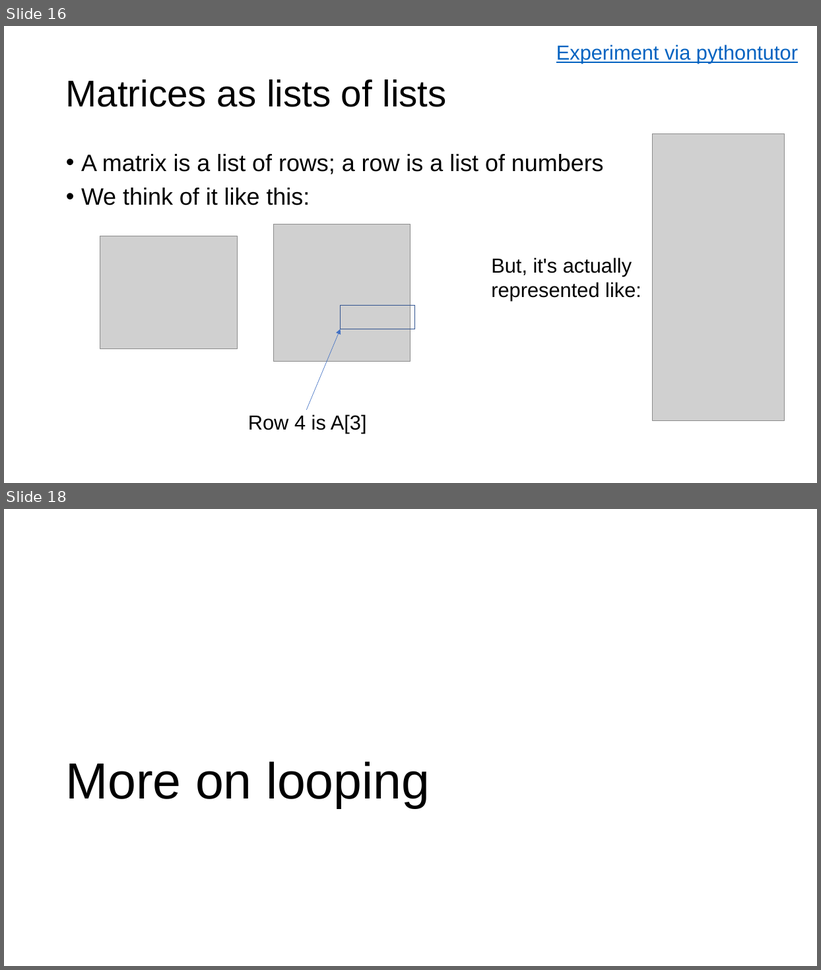
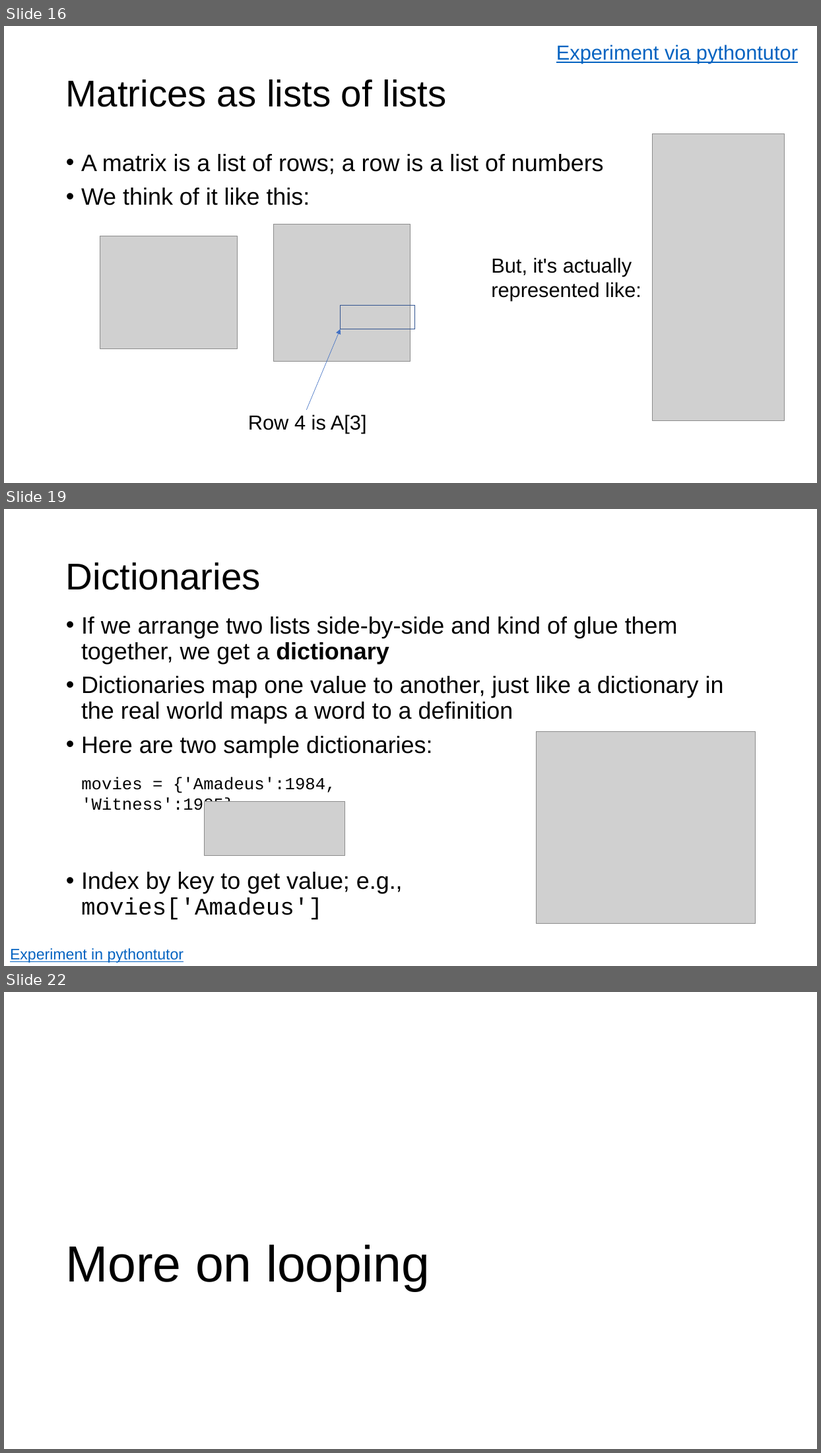
Before and after one commit to parrt/msds501, a slide deck: slides/intro-programming.pptx. Shown one above the other, each under a label of ours: slides 16 and 18 before the commit, slides 16, 19 and 22 after it; the slides between them are not shown. The pictures are 821x970 and 821x1453 pixels, drawn with LibreOffice and Linux fonts; fonts in the diff are those of the drawing; grey boxes stand for pictures; background and template pictures are left out. Boxes give left, top, right and bottom in pixels: in the first picture for what was removed or moved away, otherwise in the second. Text is boxed around its words. In the diff, an @@ line names an element or a change of style, - is before the commit and + after.

```diff
--- a/slides/intro-programming.pptx
+++ b/slides/intro-programming.pptx
@@ slide 19 added at bbox=[4, 509, 817, 966], background #FFFFFF @@
@@ title added at bbox=[66, 562, 261, 590], 44 pt, text #000000 @@
+Dictionaries
@@ text added at bbox=[81, 617, 724, 920], 28 pt, text #000000 @@
+• If we arrange two lists side-by-side and kind of glue them together, we get a dictionary
+• Dictionaries map one value to another, just like a dictionary in the real world maps a word to a definition
+• Here are two sample dictionaries:
+• Index by key to get value; e.g.,
+  movies['Amadeus']
@@ picture added at bbox=[537, 731, 756, 923] @@
@@ text added at bbox=[81, 777, 336, 815], 20 pt, text #000000 @@
+movies = {'Amadeus':1984, 'Witness':1985}
@@ picture added at bbox=[204, 802, 345, 856] @@
@@ text added at bbox=[10, 949, 184, 963], 18 pt, text #0563C1, underline @@
+Experiment in pythontutor
@@ what was slide 18 is now slide 22 @@
```
Also in this commit, not shown: 4 other slides added, 1 slide removed, 7 other files.
